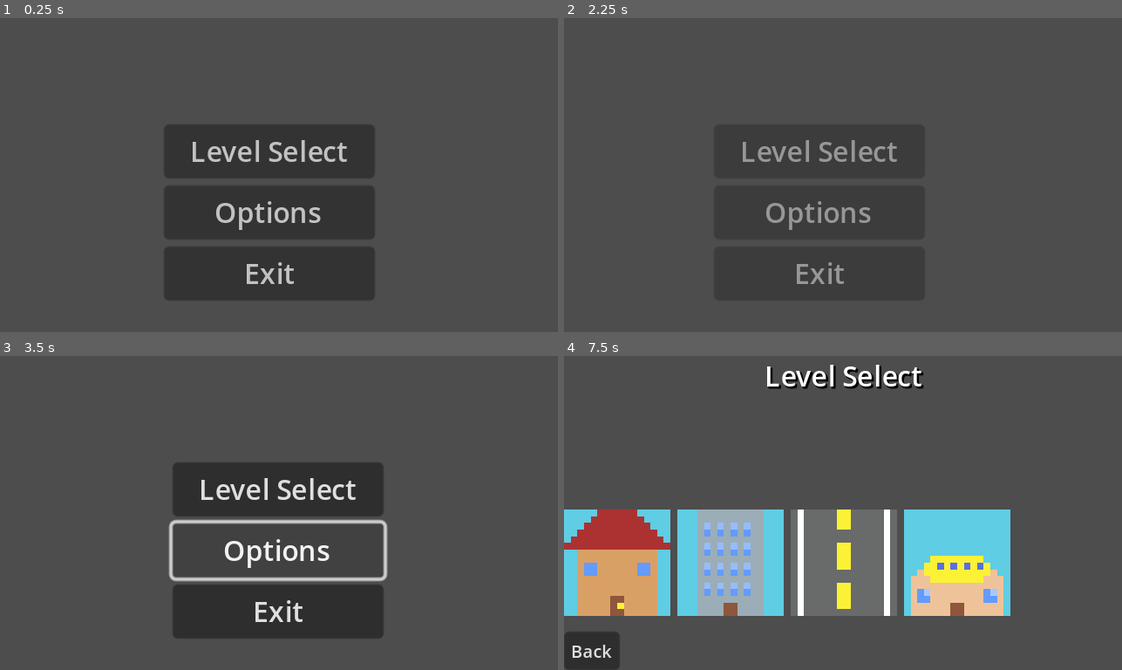
Above: before the commit, frames 1-4 (two rows, left to right).
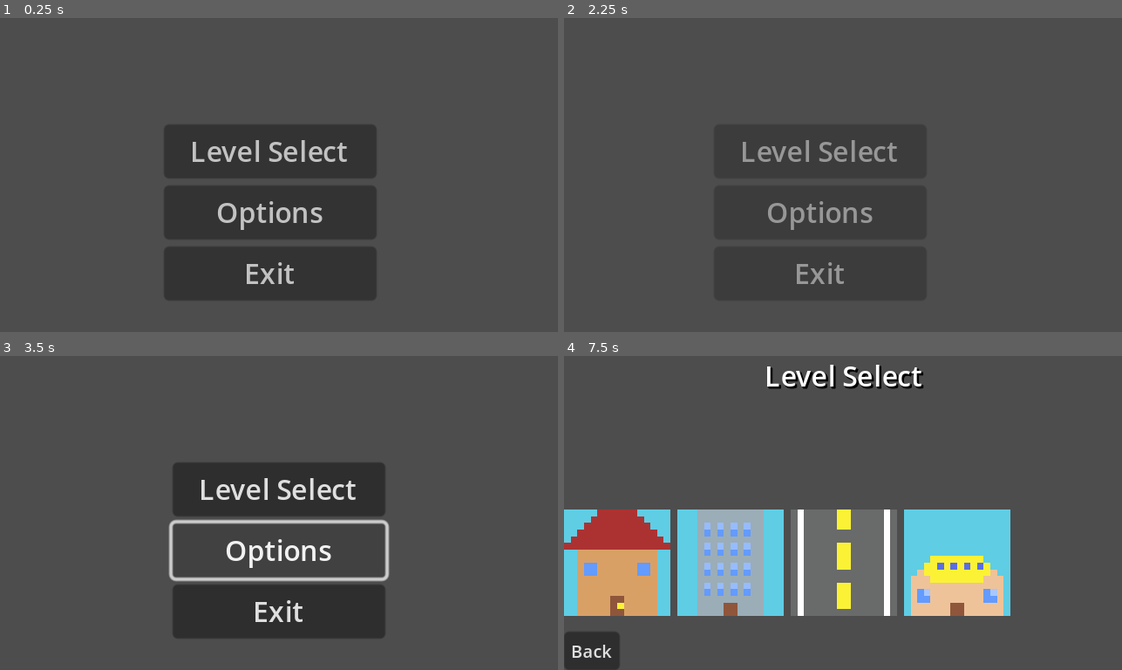
Above: after the commit, the same moments.

Repository: Access547/UWE-Game-Jam
Game: Godot game, scene res://Scenes/mainMenu.tscn
The game is run twice, just before and just after one commit, with the same random seed, the same clock (stepped at 60 frames per second) and the same inputs. The engine's default icon, where the game draws it, is replaced by a stand-in: a white triangle on a blue panel in a dark square. Sound files missing from this copy of the repository are replaced by a short silence.
Inputs (mouse positions are in pixels of both pictures, inside the frame that each line leads up to):
- Up to frame 1 (0.25 s): no input
- Up to frame 2 (2.25 s): move the mouse to (965, 159) at 0.52 s; hold D (move_right) 0.53-1.25 s; click (965, 159) at 0.6 s; click "Level Select" at 1.25 s; click "Back" at 2 s
- Up to frame 3 (3.5 s): click "Options" at 2.75 s
- Up to frame 4 (7.5 s): move the mouse to (731, 528) at 3.52 s; hold S (move_down) 3.53-4.28 s; click (731, 528) at 3.6 s; move the mouse to (898, 443) at 4.27 s; hold D (move_right) 4.28-5.03 s; click (898, 443) at 4.35 s; move the mouse to (815, 575) at 5.02 s; hold W (move_up) 5.03-5.78 s; click (815, 575) at 5.1 s; move the mouse to (1010, 560) at 5.77 s; hold A (move_left) 5.78-7.28 s; click (1010, 560) at 5.85 s; move the mouse to (675, 465) at 6.52 s; click (675, 465) at 6.6 s; move the mouse to (870, 513) at 7.27 s; hold S (move_down) from 7.28 s (still down); click (870, 513) at 7.35 s

The runs differ from the first frame. In frame 1, 0.5% of the frame differs, in the area x 38-58%, y 58-68%; in frame 2, 0.4%; in frame 3, 0.7%, in the area x 40-70%, y 34-90%; in frame 4, nothing differs.

Commit message:
streeteeteeteeteet

Diff:
--- a/Scenes/NPC.tscn
+++ b/Scenes/NPC.tscn
@@ -6,7 +6,7 @@
 [ext_resource type="AudioStream" uid="uid://w32gt812bjvi" path="res://Assets/Sounds/SFX/Scream 1.wav" id="3_c3ajo"]
 
 [sub_resource type="RectangleShape2D" id="RectangleShape2D_kfe5x"]
-size = Vector2(28, 19)
+size = Vector2(28, 26)
 
 [sub_resource type="RectangleShape2D" id="RectangleShape2D_4j6ie"]
 size = Vector2(22, 26)
@@ -21,7 +21,7 @@
 texture = ExtResource("2_u08yi")
 
 [node name="CollisionShape2D" type="CollisionShape2D" parent="."]
-position = Vector2(-1, 0.5)
+position = Vector2(-1, 0)
 shape = SubResource("RectangleShape2D_kfe5x")
 
 [node name="StaticBody2D" type="StaticBody2D" parent="."]
--- a/Scenes/mainMenu.tscn
+++ b/Scenes/mainMenu.tscn
@@ -86,9 +86,10 @@
 anchor_top = 1.0
 anchor_right = 0.5
 anchor_bottom = 1.0
-offset_left = -90.0
-offset_top = -136.0
-offset_right = 31.9998
+offset_left = 70.0
+offset_top = 44.0
+offset_right = 192.0
+offset_bottom = 180.0
 grow_horizontal = 2
 grow_vertical = 0
 size_flags_horizontal = 4
--- a/Scenes/office.tscn
+++ b/Scenes/office.tscn
@@ -1,6 +1,5 @@
-[gd_scene load_steps=27 format=3 uid="uid://buc3rwpypr621"]
-
-[ext_resource type="Texture2D" uid="uid://b7rxqaktecqct" path="res://Assets/Art/background.png" id="1_5nxal"]
+[gd_scene load_steps=26 format=3 uid="uid://buc3rwpypr621"]
+
 [ext_resource type="Texture2D" uid="uid://b3dy7l68wh0q7" path="res://Assets/Art/icon.svg" id="1_7c13q"]
 [ext_resource type="PackedScene" uid="uid://ck777aksqa1dj" path="res://Scenes/character.tscn" id="2_5gxbo"]
 [ext_resource type="Texture2D" uid="uid://cnxr5gytbnmy8" path="res://Assets/Art/Tileset.png" id="2_gjtne"]
@@ -768,10 +767,6 @@
 
 [node name="Office" type="Node2D"]
 
-[node name="background" type="Sprite2D" parent="."]
-scale = Vector2(20, 20)
-texture = ExtResource("1_5nxal")
-
 [node name="TileMap" type="TileMap" parent="."]
 tile_set = SubResource("TileSet_545cq")
 format = 2
--- a/Scenes/street.tscn
+++ b/Scenes/street.tscn
@@ -10,6 +10,8 @@
 [ext_resource type="PackedScene" uid="uid://d3rjjbwi154jt" path="res://Scenes/car.tscn" id="7_gwjhk"]
 [ext_resource type="PackedScene" path="res://Scenes/car_tele.tscn" id="8_aggar"]
 [ext_resource type="PackedScene" uid="uid://uea3erwvvvyu" path="res://Scenes/door horizontal.tscn" id="10_tpcnw"]
+[ext_resource type="PackedScene" uid="uid://curbhia1yxrys" path="res://Scenes/NPC.tscn" id="11_bhpgq"]
+[ext_resource type="PackedScene" uid="uid://miegpf022viy" path="res://Scenes/dialog_starter.tscn" id="12_4fx7r"]
 
 [sub_resource type="TileSetAtlasSource" id="TileSetAtlasSource_j8hi3"]
 texture = ExtResource("1_gvgeo")
@@ -1114,9 +1116,11 @@
 59:1/0 = 0
 59:1/0/physics_layer_0/linear_velocity = Vector2(0, 0)
 59:1/0/physics_layer_0/angular_velocity = 0.0
+59:1/0/physics_layer_0/polygon_0/points = PackedVector2Array(-8, -8, 8, -8, 8, 8, -8, 8)
 60:1/0 = 0
 60:1/0/physics_layer_0/linear_velocity = Vector2(0, 0)
 60:1/0/physics_layer_0/angular_velocity = 0.0
+60:1/0/physics_layer_0/polygon_0/points = PackedVector2Array(-8, -8, 8, -8, 8, 8, -8, 8)
 62:1/0 = 0
 62:1/0/physics_layer_0/linear_velocity = Vector2(0, 0)
 62:1/0/physics_layer_0/angular_velocity = 0.0
@@ -1645,12 +1649,15 @@
 [sub_resource type="RectangleShape2D" id="RectangleShape2D_iutq1"]
 size = Vector2(174, 20)
 
+[sub_resource type="RectangleShape2D" id="RectangleShape2D_vgg27"]
+size = Vector2(20, 32)
+
 [node name="Node2D" type="Node2D"]
 
 [node name="Floor" type="TileMap" parent="."]
 tile_set = SubResource("TileSet_3vieq")
 format = 2
-layer_0/tile_data = PackedInt32Array(720910, 1048577, 14, 65 …(45694 unchanged characters)… 131086, 1179649, 14, 851984, 1179649, 14)
+layer_0/tile_data = PackedInt32Array(720910, 1048577, 14, 65 …(45694 unchanged characters)… 131086, 1179649, 14, 851984, 1179649, 14, -131022, 131073, 6, -131023, 131073, 6, -131024, 131073, 6, -196560, 131073, 6, -196561, 131073, 6, -131025, 131073, 6, -196559, 131073, 6, -196558, 131073, 6, -262094, 131073, 6, -262095, 131073, 6, -262096, 131073, 6, -262097, 131073, 6, -327633, 131073, 6, -327632, 131073, 6, -327631, 131073, 6, -327630, 131073, 6, -393166, 131073, 6, -458702, 131073, 6, -458703, 131073, 6, -458704, 131073, 6, -458705, 131073, 6, -393169, 131073, 6, -393168, 131073, 6, -393167, 131073, 6)
 
 [node name="Character" parent="." node_paths=PackedStringArray("toilet") instance=ExtResource("2_qoxoi")]
 position = Vector2(381, 570)
@@ -1658,12 +1665,13 @@
 level = "res://Scenes/street.tscn"
 
 [node name="Toilet" parent="." instance=ExtResource("3_oxvad")]
-position = Vector2(14, 17)
+position = Vector2(782, -104)
+scale = Vector2(12, 12)
 
 [node name="Building" type="TileMap" parent="."]
 tile_set = SubResource("TileSet_2fycv")
 format = 2
-layer_0/tile_data = PackedInt32Array(-65534, 65536, 1, 2, 65 …(12430 unchanged characters)… 2359346, 6291457, 2, 2424882, 6291457, 3)
+layer_0/tile_data = PackedInt32Array(-65534, 65536, 1, 2, 65 …(12430 unchanged characters)… 2359346, 6291457, 2, 2424882, 6291457, 3, 1638370, 3866625, 1, 1638371, 3932161, 1, 1703907, 2359297, 805306369, 1966058, 4259841, 1, 1966050, 4259841, 1)
 layer_1/tile_data = PackedInt32Array(2097194, 5767169, 2)
 
 [node name="DoorVertical" parent="." instance=ExtResource("5_evuho")]
@@ -1678,6 +1686,430 @@
 [node name="DoorVertical4" parent="." instance=ExtResource("5_evuho")]
 position = Vector2(-167, 576)
 
+[node name="NPC" parent="." instance=ExtResource("11_bhpgq")]
+position = Vector2(374, 488)
+rotation = 1.5007
+
+[node name="NPC2" parent="." instance=ExtResource("11_bhpgq")]
+position = Vector2(402, 468)
+rotation = 0.760282
+
+[node name="NPC83" parent="." instance=ExtResource("11_bhpgq")]
+position = Vector2(499, 474)
+rotation = 0.0286256
+
+[node name="NPC84" parent="." instance=ExtResource("11_bhpgq")]
+position = Vector2(544, 471)
+rotation = -0.034607
+scale = Vector2(1, 1)
+
+[node name="NPC85" parent="." instance=ExtResource("11_bhpgq")]
+position = Vector2(598, 472)
+rotation = -0.034607
+scale = Vector2(1, 1)
+
+[node name="NPC86" parent="." instance=ExtResource("11_bhpgq")]
+position = Vector2(598, 556)
+rotation = -0.034607
+scale = Vector2(1, 1)
+
+[node name="NPC87" parent="." instance=ExtResource("11_bhpgq")]
+position = Vector2(541, 550)
+rotation = -0.034607
+scale = Vector2(1, 1)
+
+[node name="NPC88" parent="." instance=ExtResource("11_bhpgq")]
+position = Vector2(496, 554)
+rotation = -0.034607
+scale = Vector2(1, 1)
+
+[node name="NPC92" parent="." instance=ExtResource("11_bhpgq")]
+position = Vector2(475, 591)
+rotation = -1.69925
+
+[node name="NPC93" parent="." instance=ExtResource("11_bhpgq")]
+position = Vector2(626, 588)
+rotation = -1.96808
+
+[node name="NPC94" parent="." instance=ExtResource("11_bhpgq")]
+position = Vector2(565, 435)
+rotation = 1.30641
+
+[node name="NPC95" parent="." instance=ExtResource("11_bhpgq")]
+position = Vector2(513, 434)
+rotation = 1.30641
+
+[node name="NPC89" parent="." instance=ExtResource("11_bhpgq")]
+position = Vector2(658, 518)
+rotation = -0.034607
+scale = Vector2(1, 1)
+
+[node name="NPC90" parent="." instance=ExtResource("11_bhpgq")]
+position = Vector2(707, 518)
+rotation = -3.11751
+
+[node name="NPC91" parent="." instance=ExtResource("11_bhpgq")]
+position = Vector2(866, 455)
+rotation = -1.60313
+
+[node name="NPC3" parent="." instance=ExtResource("11_bhpgq")]
+position = Vector2(375, 424)
+rotation = 2.02536
+
+[node name="NPC4" parent="." instance=ExtResource("11_bhpgq")]
+position = Vector2(396, 377)
+rotation = 1.36519
+
+[node name="NPC5" parent="." instance=ExtResource("11_bhpgq")]
+position = Vector2(375, 322)
+rotation = 2.43694
+
+[node name="NPC6" parent="." instance=ExtResource("11_bhpgq")]
+position = Vector2(403, 281)
+rotation = -1.51948
+
+[node name="NPC7" parent="." instance=ExtResource("11_bhpgq")]
+position = Vector2(377, 240)
+rotation = -1.51948
+
+[node name="NPC8" parent="." instance=ExtResource("11_bhpgq")]
+position = Vector2(396, 187)
+rotation = -0.0539191
+
+[node name="NPC9" parent="." instance=ExtResource("11_bhpgq")]
+position = Vector2(374, 138)
+rotation = 2.07448
+scale = Vector2(1, 1)
+
+[node name="NPC10" parent="." instance=ExtResource("11_bhpgq")]
+position = Vector2(397, 55)
+rotation = 2.07448
+scale = Vector2(1, 1)
+
+[node name="NPC11" parent="." instance=ExtResource("11_bhpgq")]
+position = Vector2(383, 15)
+rotation = 0.0231168
+scale = Vector2(1, 1)
+
+[node name="NPC12" parent="." instance=ExtResource("11_bhpgq")]
+position = Vector2(471, 93)
+rotation = 0.0231168
+scale = Vector2(1, 1)
+
+[node name="NPC13" parent="." instance=ExtResource("11_bhpgq")]
+position = Vector2(500, 94)
+rotation = 0.0231168
+scale = Vector2(1, 1)
+
+[node name="NPC14" parent="." instance=ExtResource("11_bhpgq")]
+position = Vector2(531, 93)
+rotation = 0.0231168
+scale = Vector2(1, 1)
+
+[node name="NPC25" parent="." instance=ExtResource("11_bhpgq")]
+position = Vector2(496, 143)
+rotation = 1.56618
+scale = Vector2(1, 1)
+
+[node name="NPC26" parent="." instance=ExtResource("11_bhpgq")]
+position = Vector2(601, 143)
+rotation = 1.66117
+
+[node name="NPC27" parent="." instance=ExtResource("11_bhpgq")]
+position = Vector2(703, 140)
+rotation = 1.66117
+
+[node name="NPC28" parent="." instance=ExtResource("11_bhpgq")]
+position = Vector2(707, 182)
+rotation = -1.48276
+
+[node name="NPC29" parent="." instance=ExtResource("11_bhpgq")]
+position = Vector2(608, 186)
+rotation = -1.48276
+
+[node name="NPC30" parent="." instance=ExtResource("11_bhpgq")]
+position = Vector2(495, 185)
+rotation = -1.48276
+
+[node name="NPC31" parent="." instance=ExtResource("11_bhpgq")]
+position = Vector2(494, 37)
+rotation = -1.48276
+
+[node name="NPC32" parent="." instance=ExtResource("11_bhpgq")]
+position = Vector2(607, 40)
+rotation = -1.48276
+
+[node name="NPC33" parent="." instance=ExtResource("11_bhpgq")]
+position = Vector2(705, 38)
+rotation = -1.66313
+
+[node name="NPC34" parent="." instance=ExtResource("11_bhpgq")]
+position = Vector2(704, 58)
+rotation = 1.51798
+
+[node name="NPC35" parent="." instance=ExtResource("11_bhpgq")]
+position = Vector2(605, 56)
+rotation = 1.51798
+
+[node name="NPC36" parent="." instance=ExtResource("11_bhpgq")]
+position = Vector2(499, 56)
+rotation = 1.51798
+
+[node name="NPC37" parent="." instance=ExtResource("11_bhpgq")]
+position = Vector2(497, 9)
+rotation = 1.51798
+
+[node name="NPC38" parent="." instance=ExtResource("11_bhpgq")]
+position = Vector2(607, 9)
+rotation = 1.51798
+
+[node name="NPC39" parent="." instance=ExtResource("11_bhpgq")]
+position = Vector2(704, 8)
+rotation = 1.51798
+
+[node name="NPC40" parent="." instance=ExtResource("11_bhpgq")]
+position = Vector2(456, 27)
+rotation = 0.19885
+
+[node name="NPC41" parent="." instance=ExtResource("11_bhpgq")]
+position = Vector2(456, 59)
+rotation = -0.637202
+
+[node name="NPC42" parent="." instance=ExtResource("11_bhpgq")]
+position = Vector2(460, 138)
+rotation = -0.422658
+
+[node name="NPC43" parent="." instance=ExtResource("11_bhpgq")]
+position = Vector2(461, 172)
+rotation = 0.207074
+
+[node name="NPC44" parent="." instance=ExtResource("11_bhpgq")]
+position = Vector2(556, 170)
+rotation = -2.3778
+
+[node name="NPC45" parent="." instance=ExtResource("11_bhpgq")]
+position = Vector2(552, 133)
+rotation = -1.66096
+
+[node name="NPC46" parent="." instance=ExtResource("11_bhpgq")]
+position = Vector2(552, 56)
+rotation = 0.0166714
+
+[node name="NPC47" parent="." instance=ExtResource("11_bhpgq")]
+position = Vector2(568, 20)
+rotation = 0.0166714
+
+[node name="NPC48" parent="." instance=ExtResource("11_bhpgq")]
+position = Vector2(661, 20)
+rotation = 0.96458
+
+[node name="NPC49" parent="." instance=ExtResource("11_bhpgq")]
+position = Vector2(662, 57)
+rotation = 0.96458
+
+[node name="NPC50" parent="." instance=ExtResource("11_bhpgq")]
+position = Vector2(664, 132)
+rotation = -2.71039
+
+[node name="NPC51" parent="." instance=ExtResource("11_bhpgq")]
+position = Vector2(658, 176)
+rotation = 2.85169
+scale = Vector2(1, 1)
+
+[node name="NPC52" parent="." instance=ExtResource("11_bhpgq")]
+position = Vector2(768, 61)
+rotation = -0.315817
+
+[node name="NPC53" parent="." instance=ExtResource("11_bhpgq")]
+position = Vector2(801, 40)
+rotation = 0.564033
+
+[node name="NPC54" parent="." instance=ExtResource("11_bhpgq")]
+position = Vector2(750, 30)
+rotation = -0.491317
+
+[node name="NPC55" parent="." instance=ExtResource("11_bhpgq")]
+position = Vector2(752, 136)
+rotation = -0.49535
+
+[node name="NPC56" parent="." instance=ExtResource("11_bhpgq")]
+position = Vector2(789, 145)
+rotation = 0.487176
+scale = Vector2(1, 1)
+
+[node name="NPC57" parent="." instance=ExtResource("11_bhpgq")]
+position = Vector2(764, 178)
+rotation = -0.301275
+
+[node name="NPC58" parent="." instance=ExtResource("11_bhpgq")]
+position = Vector2(103, 477)
+rotation = -0.301275
+
+[node name="NPC59" parent="." instance=ExtResource("11_bhpgq")]
+position = Vector2(68, 447)
+rotation = 1.37803
+scale = Vector2(1, 1)
+
+[node name="NPC63" parent="." instance=ExtResource("11_bhpgq")]
+position = Vector2(98, 393)
+rotation = -1.30572
+
+[node name="NPC64" parent="." instance=ExtResource("11_bhpgq")]
+position = Vector2(72, 361)
+rotation = -0.0906588
+
+[node name="NPC65" parent="." instance=ExtResource("11_bhpgq")]
+position = Vector2(99, 316)
+rotation = 1.63878
+
+[node name="NPC66" parent="." instance=ExtResource("11_bhpgq")]
+position = Vector2(67, 282)
+rotation = -0.883221
+
+[node name="NPC67" parent="." instance=ExtResource("11_bhpgq")]
+position = Vector2(100, 230)
+rotation = 1.25964
+
+[node name="NPC68" parent="." instance=ExtResource("11_bhpgq")]
+position = Vector2(65, 198)
+rotation = 1.25964
+
+[node name="NPC69" parent="." instance=ExtResource("11_bhpgq")]
+position = Vector2(99, 138)
+rotation = 0.204032
+
+[node name="NPC96" parent="." instance=ExtResource("11_bhpgq")]
+position = Vector2(-215, 96)
+rotation = 0.00500237
+
+[node name="NPC70" parent="." instance=ExtResource("11_bhpgq")]
+position = Vector2(76, 86)
+rotation = 0.204032
+
+[node name="NPC71" parent="." instance=ExtResource("11_bhpgq")]
+position = Vector2(99, 20)
+rotation = 2.29289
+
+[node name="NPC72" parent="." instance=ExtResource("11_bhpgq")]
+position = Vector2(11, 26)
+rotation = -3.14132
+scale = Vector2(1, 1)
+
+[node name="NPC73" parent="." instance=ExtResource("11_bhpgq")]
+position = Vector2(13, 122)
+rotation = -3.14132
+scale = Vector2(1, 1)
+
+[node name="NPC74" parent="." instance=ExtResource("11_bhpgq")]
+position = Vector2(9, 168)
+rotation = -3.14132
+scale = Vector2(1, 1)
+
+[node name="NPC75" parent="." instance=ExtResource("11_bhpgq")]
+position = Vector2(-39, 169)
+rotation = -3.14132
+scale = Vector2(1, 1)
+
+[node name="NPC76" parent="." instance=ExtResource("11_bhpgq")]
+position = Vector2(-39, 120)
+rotation = -3.14132
+scale = Vector2(1, 1)
+
+[node name="NPC77" parent="." instance=ExtResource("11_bhpgq")]
+position = Vector2(-33, 23)
+rotation = -3.14132
+scale = Vector2(1, 1)
+
+[node name="NPC78" parent="." instance=ExtResource("11_bhpgq")]
+position = Vector2(-88, 45)
+rotation = -3.14132
+scale = Vector2(1, 1)
+
+[node name="NPC79" parent="." instance=ExtResource("11_bhpgq")]
+position = Vector2(-80, 133)
+rotation = -3.14132
+scale = Vector2(1, 1)
+
+[node name="NPC80" parent="." instance=ExtResource("11_bhpgq")]
+position = Vector2(-134, 30)
+rotation = -3.14132
+scale = Vector2(1, 1)
+
+[node name="NPC81" parent="." instance=ExtResource("11_bhpgq")]
+position = Vector2(-130, 155)
+rotation = -3.14132
+scale = Vector2(1, 1)
+
+[node name="NPC82" parent="." instance=ExtResource("11_bhpgq")]
+position = Vector2(-132, 80)
+rotation = -3.14132
+scale = Vector2(1, 1)
+
+[node name="NPC60" parent="." instance=ExtResource("11_bhpgq")]
+position = Vector2(60, 523)
+rotation = 0.0756544
+
+[node name="NPC61" parent="." instance=ExtResource("11_bhpgq")]
+position = Vector2(103, 507)
+rotation = -0.255494
+
+[node name="NPC62" parent="." instance=ExtResource("11_bhpgq")]
+position = Vector2(78, 567)
+rotation = -0.255494
+
+[node name="NPC15" parent="." instance=ExtResource("11_bhpgq")]
+position = Vector2(562, 95)
+rotation = 0.0231168
+scale = Vector2(1, 1)
+
+[node name="NPC16" parent="." instance=ExtResource("11_bhpgq")]
+position = Vector2(593, 95)
+rotation = 0.0231168
+scale = Vector2(1, 1)
+
+[node name="NPC17" parent="." instance=ExtResource("11_bhpgq")]
+position = Vector2(624, 95)
+rotation = 0.0231168
+scale = Vector2(1, 1)
+
+[node name="NPC18" parent="." instance=ExtResource("11_bhpgq")]
+position = Vector2(657, 96)
+rotation = 0.0231168
+scale = Vector2(1, 1)
+
+[node name="NPC19" parent="." instance=ExtResource("11_bhpgq")]
+position = Vector2(688, 96)
+rotation = 0.0231168
+scale = Vector2(1, 1)
+
+[node name="NPC20" parent="." instance=ExtResource("11_bhpgq")]
+position = Vector2(718, 95)
+rotation = 0.0231168
+scale = Vector2(1, 1)
+
+[node name="NPC21" parent="." instance=ExtResource("11_bhpgq")]
+position = Vector2(749, 96)
+rotation = 0.0231168
+scale = Vector2(1, 1)
+
+[node name="NPC22" parent="." instance=ExtResource("11_bhpgq")]
+position = Vector2(778, 95)
+rotation = 0.0231168
+scale = Vector2(1, 1)
+
+[node name="NPC23" parent="." instance=ExtResource("11_bhpgq")]
+position = Vector2(807, 97)
+rotation = 0.0231168
+scale = Vector2(1, 1)
+
+[node name="NPC24" parent="." instance=ExtResource("11_bhpgq")]
+position = Vector2(842, 93)
+rotation = -3.07108
+scale = Vector2(1, 1)
+
+[node name="NPC97" parent="." instance=ExtResource("11_bhpgq")]
+position = Vector2(-410, 430)
+
 [node name="DoorVertical5" parent="." instance=ExtResource("5_evuho")]
 position = Vector2(-236, 577)
 
@@ -1734,6 +2166,9 @@
 
 [node name="DoorVertical23" parent="." instance=ExtResource("5_evuho")]
 position = Vector2(-15, 384)
+
+[node name="DoorVertical28" parent="." instance=ExtResource("5_evuho")]
+position = Vector2(423, 496)
 
 [node name="DoorVertical24" parent="." instance=ExtResource("5_evuho")]
 position = Vector2(-114, 384)
@@ -1972,7 +2407,7 @@
 shape = SubResource("RectangleShape2D_5fuv8")
 
 [node name="Marker2D" type="Marker2D" parent="CarTele2"]
-position = Vector2(24, -657)
+position = Vector2(9, -656)
 
 [node name="CarTele" parent="." node_paths=PackedStringArray("car") instance=ExtResource("8_aggar")]
 car = NodePath("../Car2")
@@ -1982,20 +2417,17 @@
 shape = SubResource("RectangleShape2D_iutq1")
 
 [node name="Marker2D" type="Marker2D" parent="CarTele"]
-position = Vector2(139, 638)
+position = Vector2(170, 638)
 
 [node name="Car" parent="." instance=ExtResource("7_gwjhk")]
 position = Vector2(295, 23)
 speed = 500
 
 [node name="Car2" parent="." instance=ExtResource("7_gwjhk")]
-position = Vector2(184, 567)
+position = Vector2(179, 567)
 rotation = 3.14159
 speed = -500
 
-[node name="DoorVertical28" parent="." instance=ExtResource("5_evuho")]
-position = Vector2(423, 496)
-
 [node name="Fog28" parent="." node_paths=PackedStringArray("doors") instance=ExtResource("6_ku1nc")]
 visible = false
 doors = [NodePath("../DoorVertical28")]
@@ -2047,3 +2479,13 @@
 [node name="Polygon2D" type="Polygon2D" parent="Fog32"]
 color = Color(0, 0, 0, 1)
 polygon = PackedVector2Array(800, -11, 768, -11, 768, -16, 752, -16, 752, -112, 816, -112, 816, -16, 800, -16)
+
+[node name="Dialog Starter" parent="." node_paths=PackedStringArray("canvas") instance=ExtResource("12_4fx7r")]
+canvas = NodePath("../Character/HUD")
+text = Array[String](["do you want to buy some doors??"])
+
+[node name="CollisionShape2D" type="CollisionShape2D" parent="Dialog Starter"]
+position = Vector2(-337, 400)
+shape = SubResource("RectangleShape2D_vgg27")
+
+[editable path="Character"]
Not shown: 1 places in Scenes/street.tscn that only renumber resources
